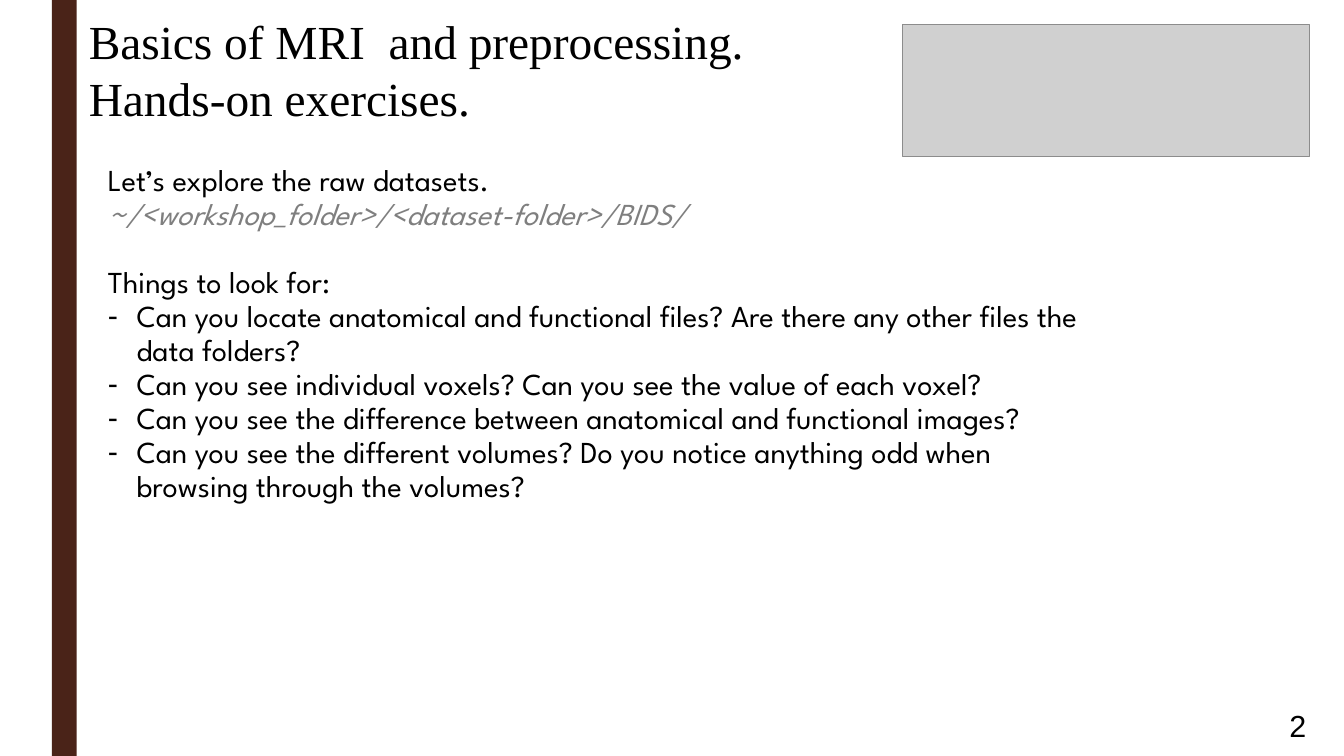
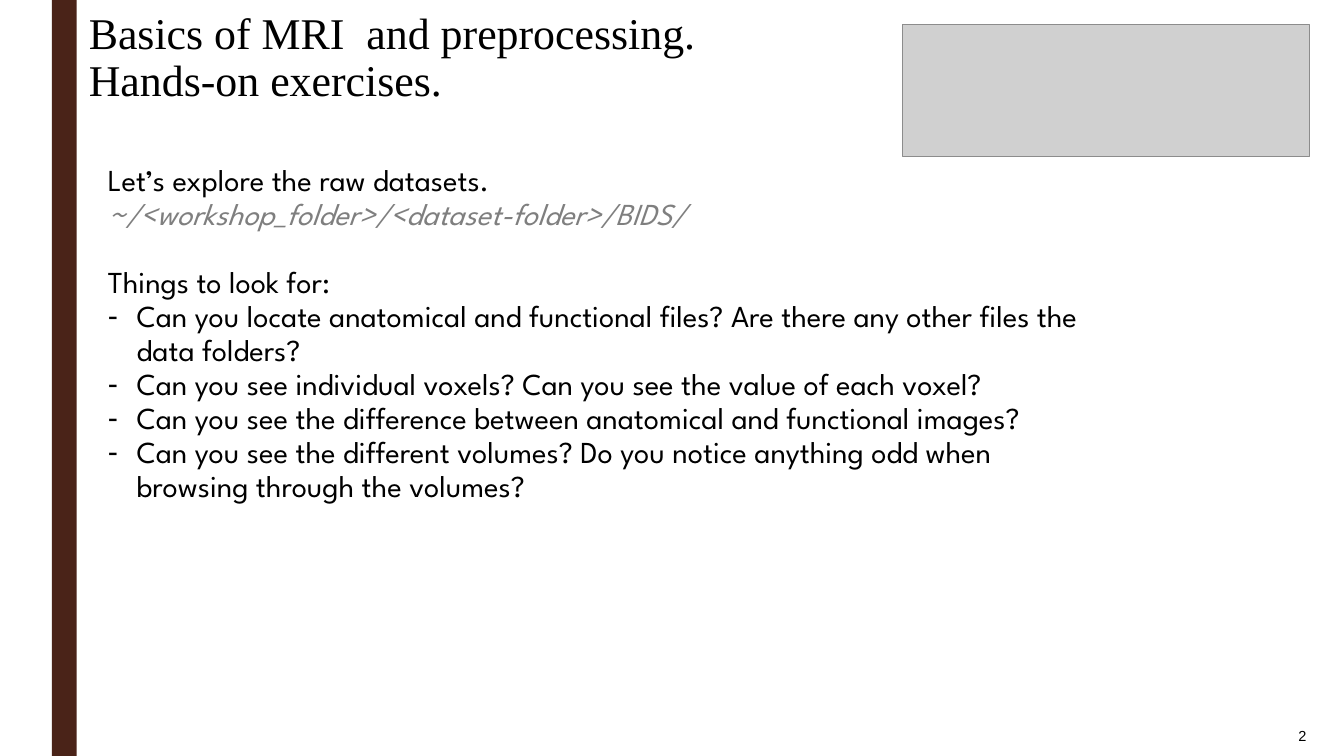
Before and after one commit to ortiztud/fmri_analysis_intro, a slide deck: slide 2 of slides/slides_session-1_hands-on.ppt. Drawn at 1344x756 pixels with LibreOffice and Linux fonts; fonts in the diff are those of the drawing; grey boxes stand for pictures; background and template pictures are left out. Boxes give left, top, right and bottom in pixels: in the first picture for what was removed or moved away, otherwise in the second. Text is boxed around its words. In the diff, an @@ line names an element or a change of style, - is before the commit and + after.

```diff
--- a/slides/slides_session-1_hands-on.ppt
+++ b/slides/slides_session-1_hands-on.ppt
@@ text "Basics of MRI and preprocessing." at [89,18,695,97]: size 28 to 25.9 pt; line spacing 1 to 0.9 @@
@@ page number at [1298,731,1306,741]: size 18 to 8.6 pt; line spacing 1 to 0.8 @@
```
Also in this commit, not shown: 3 other slides changed, 1 other file.
